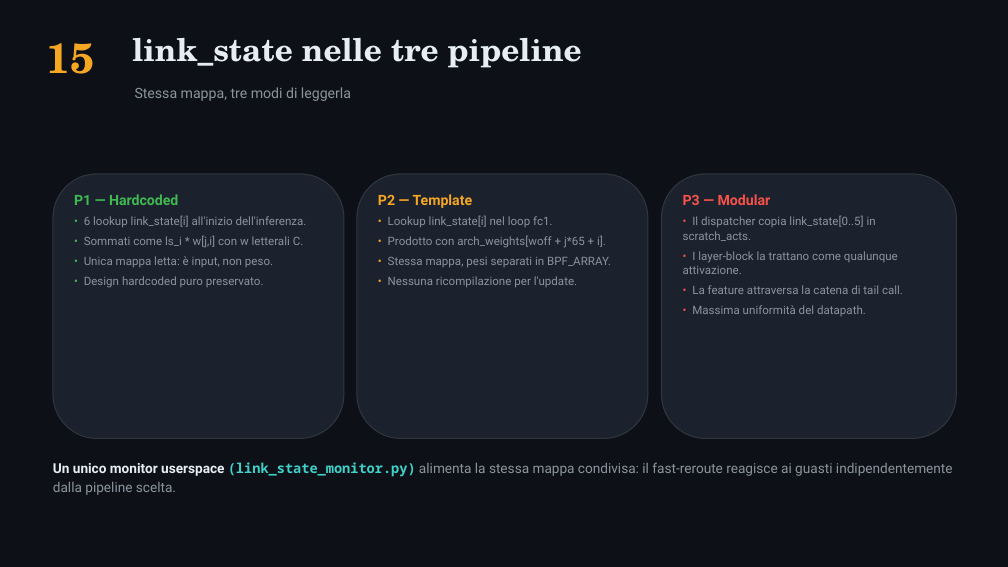
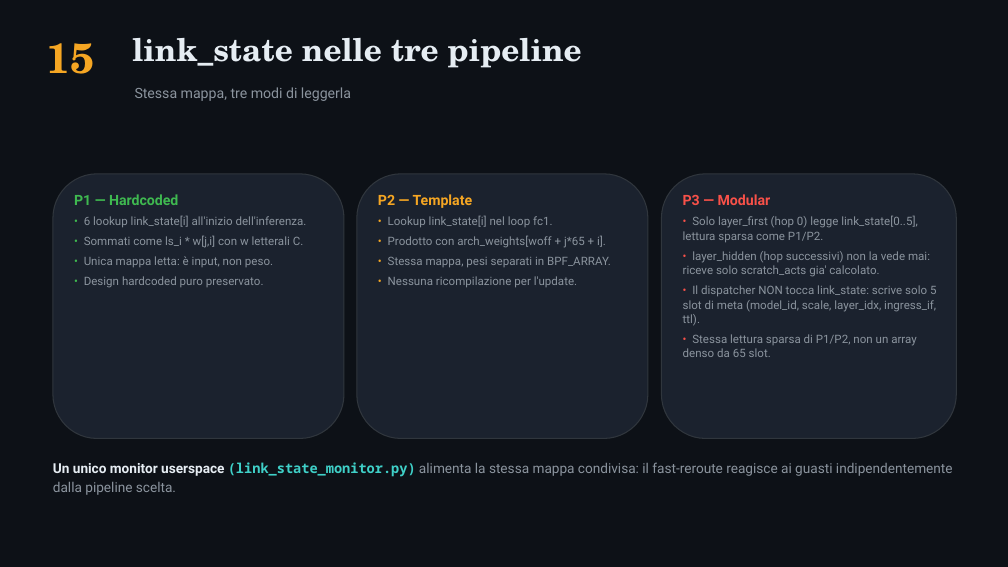
Before and after one commit to ettore-cantile/ipa_lab, a slide deck: slide 16 of docs/IPA_eBPF_pipelines.pptx. Drawn at 1008x567 pixels with LibreOffice and Linux fonts; fonts in the diff are those of the drawing. Boxes give left, top, right and bottom in pixels: in the first picture for what was removed or moved away, otherwise in the second. Text is boxed around its words. In the diff, an @@ line names an element or a change of style, - is before the commit and + after.

```diff
--- a/docs/IPA_eBPF_pipelines.pptx
+++ b/docs/IPA_eBPF_pipelines.pptx
@@ text at bbox=[683, 215, 936, 357]: text changed @@
-• Il dispatcher copia link_state[0..5] in scratch_acts.
-• I layer-block la trattano come qualunque attivazione.
-• La feature attraversa la catena di tail call.
-• Massima uniformità del datapath.
+• Solo layer_first (hop 0) legge link_state[0..5], lettura sparsa come P1/P2.
+• layer_hidden (hop successivi) non la vede mai: riceve solo scratch_acts gia' calcolato.
+• Il dispatcher NON tocca link_state: scrive solo 5 slot di meta (model_id, scale, layer_idx, ingress_if, ttl).
+• Stessa lettura sparsa di P1/P2, non un array denso da 65 slot.
```
Also in this commit, not shown: 7 other slides changed.
